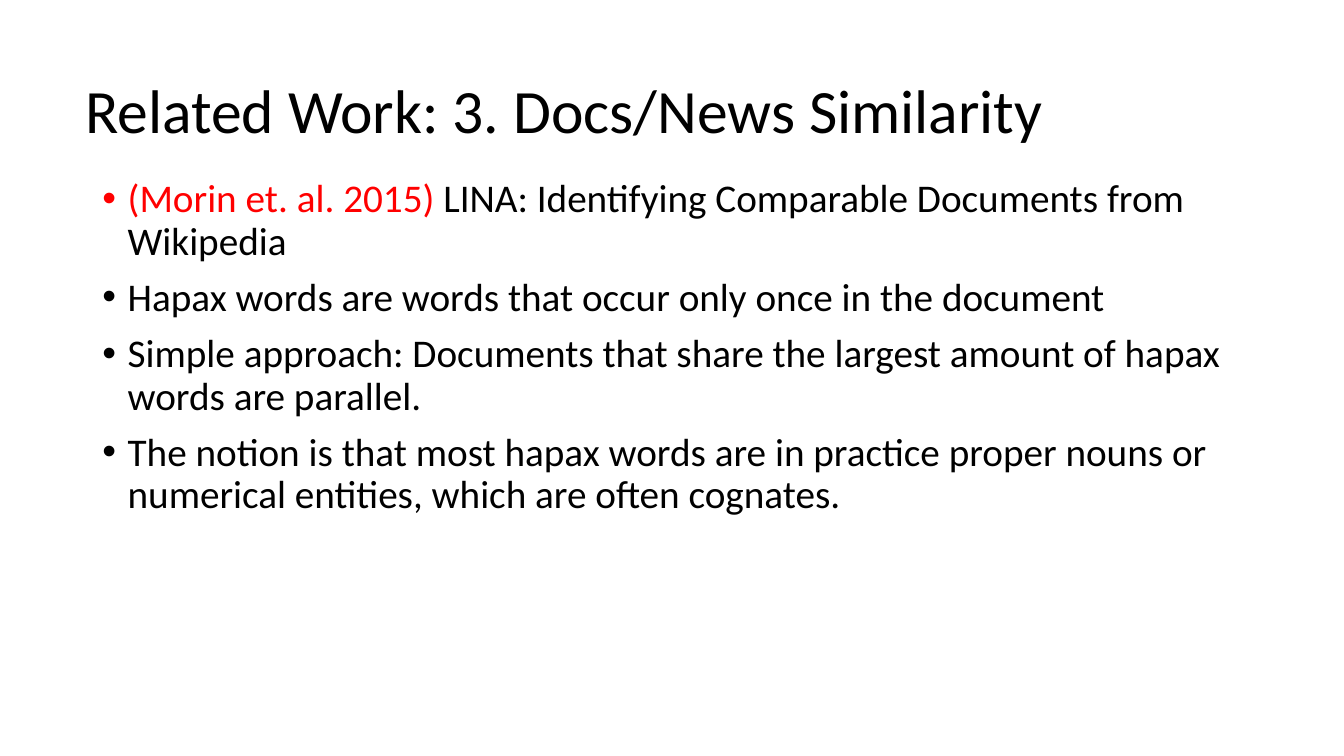
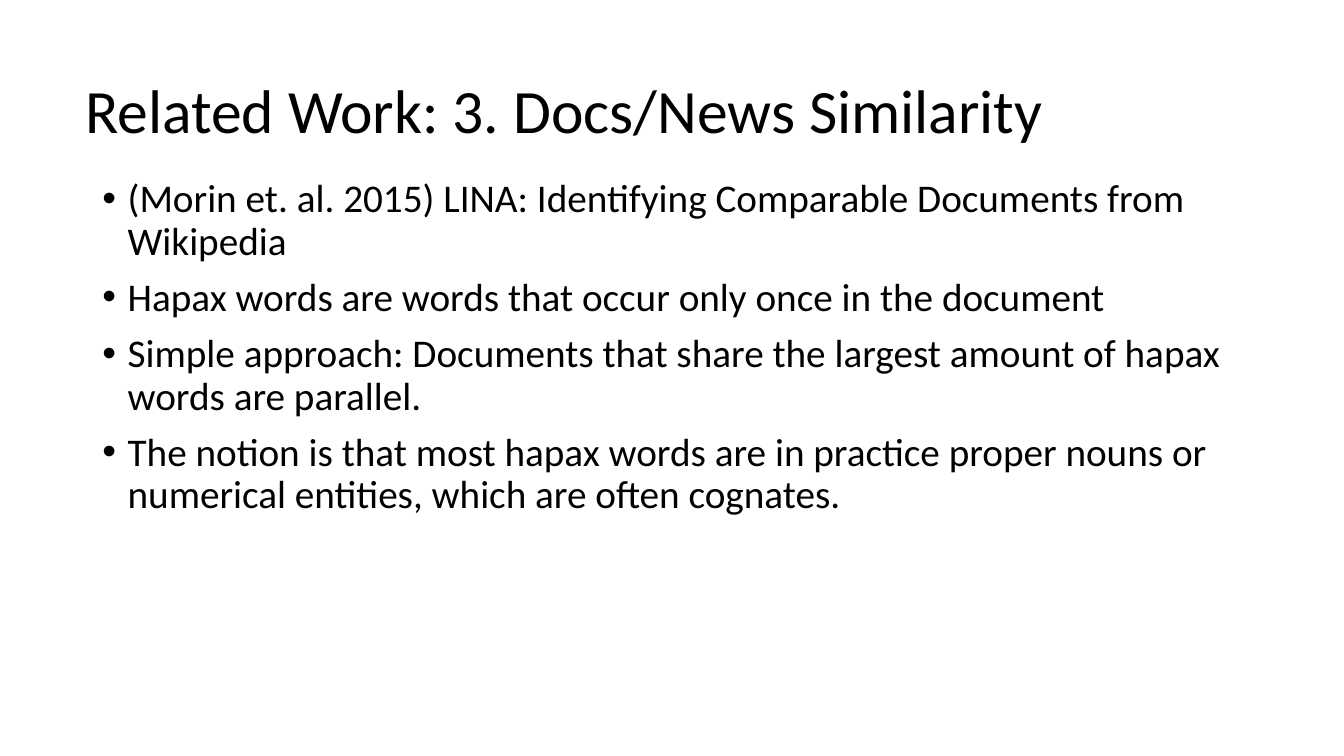
Before and after one commit to HussamHallak/TPDL2022, a slide deck: slide 9 of TPDL 2022 Paper Updates.pptx (slide 10 before the commit). Drawn at 1344x756 pixels with LibreOffice and Linux fonts; fonts in the diff are those of the drawing. Boxes give left, top, right and bottom in pixels: in the first picture for what was removed or moved away, otherwise in the second. Text is boxed around its words. In the diff, an @@ line names an element or a change of style, - is before the commit and + after.

```diff
--- a/TPDL 2022 Paper Updates.pptx
+++ b/TPDL 2022 Paper Updates.pptx
@@ text at (128, 183, 1184, 262): text colour #FF0000 to #000000 in "(Morin et. al. 2015)" @@
```
Also in this commit, not shown: 5 other slides changed, 1 slide added, 10 slides removed, 5 other files.
